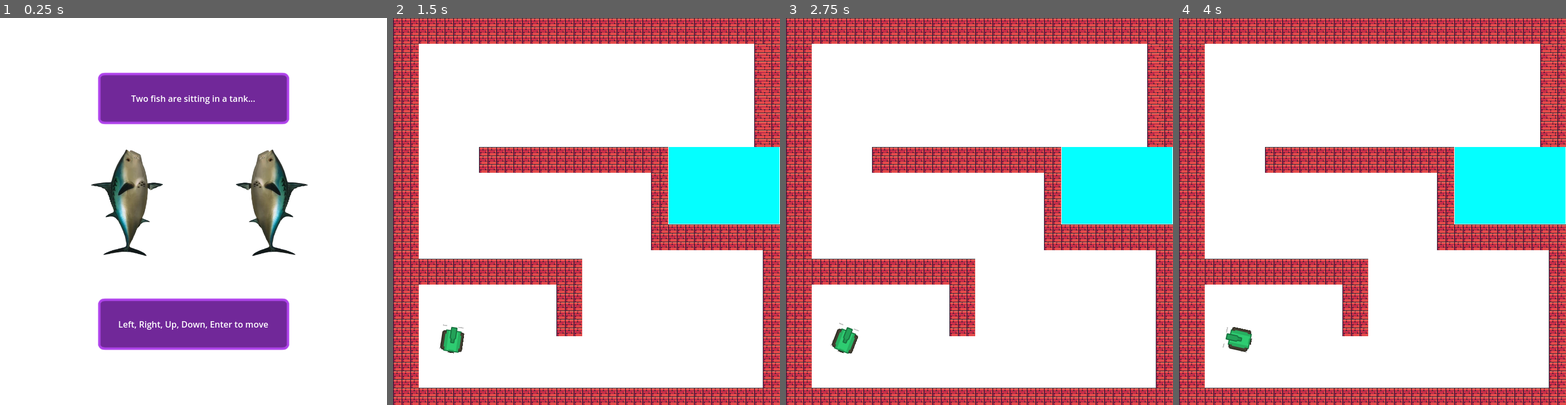
Above: before the commit, frames 1-4 (left to right).
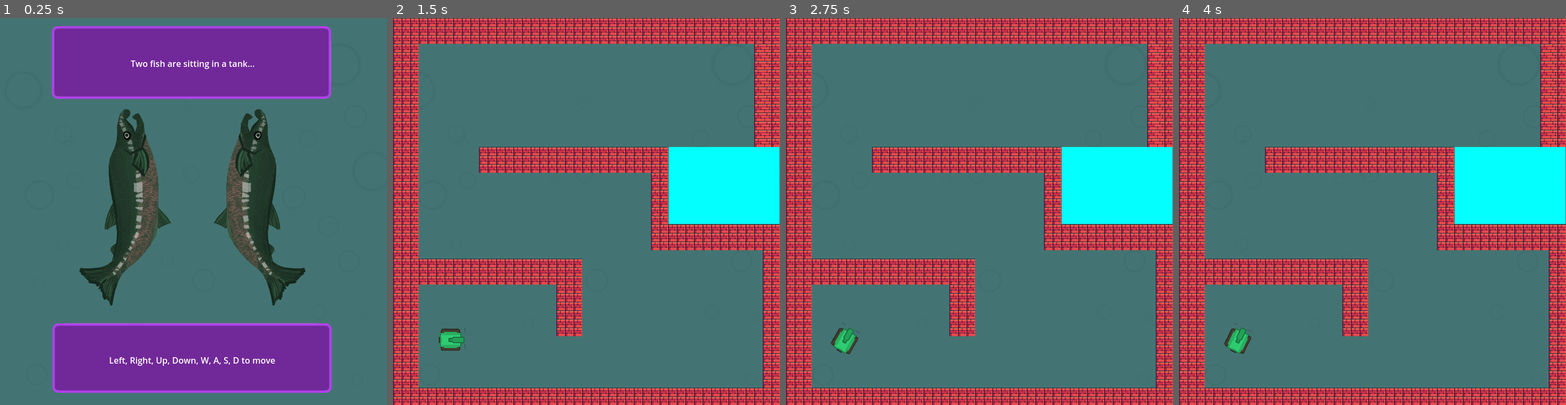
Above: after the commit, the same moments.

Repository: aceysmith/dad-jokes-irl
Game: Godot game, scene res://FishTank/FishTank.tscn
The game is run twice, just before and just after one commit, with the same random seed, the same clock (stepped at 60 frames per second) and the same inputs. This scene is started directly instead of the project's main scene.
Inputs (mouse positions are in pixels of both pictures, inside the frame that each line leads up to):
- Up to frame 1 (0.25 s): no input
- Up to frame 2 (1.5 s): tap Enter (ui_accept) at 0.5, 0.6, 0.77, 1.07, 1.35 s; move the mouse to (671, 192) at 0.52 s; hold Right (ui_right) from 0.53 s (still down); click (671, 192) at 0.67 s; move the mouse to (509, 230) at 1.27 s; click (509, 230) at 1.42 s
- Up to frame 3 (2.75 s): tap Enter (ui_accept) at 1.52, 1.82, 2.1 s; move the mouse to (1018, 126) at 2.02 s; release Right (ui_right) at 2.03 s; hold Left (ui_left) from 2.03 s (still down); click (1018, 126) at 2.17 s
- Up to frame 4 (4 s): move the mouse to (1353, 288) at 2.77 s; release Left (ui_left) at 2.78 s; hold Right (ui_right) from 2.78 s (still down); tap Enter (ui_accept) at 2.85, 3.02, 3.32, 3.6, 3.77 s; click (1353, 288) at 2.92 s; move the mouse to (1488, 269) at 3.52 s; click (1488, 269) at 3.67 s

The runs differ from the first frame. In frame 1, 94% of the frame differs, in the area x 0-100%, y 0-100%; in frame 2, 64%; in frame 3, 64%; in frame 4, 64%.

Commit message:
checking in polish

Diff:
--- a/FishTank/FishTank.tscn
+++ b/FishTank/FishTank.tscn
@@ -1,8 +1,9 @@
-[gd_scene load_steps=10 format=3 uid="uid://b4lvn4of63iuh"]
+[gd_scene load_steps=11 format=3 uid="uid://b4lvn4of63iuh"]
 
 [ext_resource type="PackedScene" uid="uid://bwkgq2rmtxyms" path="res://BaseJoke/base_joke.tscn" id="1_gx2wa"]
 [ext_resource type="Script" path="res://FishTank/FishTank.gd" id="2_vad8t"]
 [ext_resource type="PackedScene" uid="uid://dorooitix3ca3" path="res://FishTank/tank.tscn" id="3_4w60u"]
+[ext_resource type="Texture2D" uid="uid://cxpjrddd8hy3c" path="res://FishTank/fish-asset/fish_background.png" id="3_qox2w"]
 [ext_resource type="Texture2D" uid="uid://d04vgc7lts58t" path="res://FishTank/fish-asset/Terrain (16x16).png" id="4_xewpf"]
 [ext_resource type="PackedScene" uid="uid://dhq71qvb8mj5j" path="res://FishTank/JokeIntro.tscn" id="5_f1aww"]
 [ext_resource type="Texture2D" uid="uid://ckyay126e4kjn" path="res://FishTank/fish-asset/speech-bubble-thought-bubble-comic-bubble-transparent-free-free-png.png" id="5_i7fhl"]
@@ -462,12 +463,24 @@
 [node name="FishTank" instance=ExtResource("1_gx2wa")]
 script = ExtResource("2_vad8t")
 
-[node name="TileMap" type="TileMap" parent="." index="3"]
+[node name="TextureRect2" type="TextureRect" parent="." index="0"]
+offset_right = 40.0
+offset_bottom = 40.0
+texture = ExtResource("3_qox2w")
+
+[node name="BackgroundColor" parent="." index="1"]
+visible = false
+
+[node name="TileMap" type="TileMap" parent="." index="4"]
 tile_set = SubResource("TileSet_30p3j")
 format = 2
 layer_0/tile_data = PackedInt32Array(2883584, 1114112, 4, 2818048, 1114112, 4, 2752512, 1114112, 4, 2686976, 1114112, 4 …(12281 unchanged characters)…
 
-[node name="ColorRect" type="ColorRect" parent="." index="4"]
+[node name="TextureRect" type="TextureRect" parent="." index="5"]
+offset_right = 718.0
+offset_bottom = 721.0
+
+[node name="ColorRect" type="ColorRect" parent="." index="6"]
 offset_left = 513.0
 offset_top = 240.0
 offset_right = 719.0
@@ -480,10 +493,10 @@
 position = Vector2(106.5, 74)
 shape = SubResource("RectangleShape2D_6rqou")
 
-[node name="Tank" parent="." index="5" instance=ExtResource("3_4w60u")]
+[node name="Tank" parent="." index="7" instance=ExtResource("3_4w60u")]
 position = Vector2(110, 598)
 
-[node name="punchline" type="Node2D" parent="." index="6"]
+[node name="punchline" type="Node2D" parent="." index="8"]
 visible = false
 z_index = 100
 position = Vector2(186, 555)
@@ -505,18 +518,30 @@
 vertical_alignment = 1
 autowrap_mode = 2
 
-[node name="JokeIntro" parent="." index="7" instance=ExtResource("5_f1aww")]
+[node name="JokeIntro" parent="." index="9" instance=ExtResource("5_f1aww")]
 unique_name_in_owner = true
 
+[node name="JokeSetupContainer" parent="." index="10"]
+offset_left = 94.0
+offset_top = 13.0
+offset_right = 618.0
+offset_bottom = 153.0
+
 [node name="JokeSetupLabel" parent="JokeSetupContainer" index="0"]
+offset_right = 509.0
+offset_bottom = 123.0
 text = "Two fish are sitting in a tank..."
 
-[node name="InstructionsContainer" parent="." index="9"]
-offset_top = 520.0
-offset_bottom = 620.0
+[node name="InstructionsContainer" parent="." index="11"]
+offset_left = 95.0
+offset_top = 566.0
+offset_right = 619.0
+offset_bottom = 700.0
 
 [node name="InstructionsLabel" parent="InstructionsContainer" index="0"]
-text = "Left, Right, Up, Down, Enter to move"
+offset_right = 506.0
+offset_bottom = 121.0
+text = "Left, Right, Up, Down, W, A, S, D to move"
 
 [node name="JokePunchlineLabel" parent="JokePunchlineContainer" index="0"]
 text = "One turns to the other and says:"
--- a/FishTank/JokeIntro.tscn
+++ b/FishTank/JokeIntro.tscn
@@ -1,6 +1,7 @@
-[gd_scene load_steps=2 format=3 uid="uid://dhq71qvb8mj5j"]
+[gd_scene load_steps=3 format=3 uid="uid://dhq71qvb8mj5j"]
 
 [ext_resource type="Texture2D" uid="uid://tbocv46oh888" path="res://FishTank/fish-asset/Realistic_Fish_Head_HD.png" id="1_anpn1"]
+[ext_resource type="Texture2D" uid="uid://cop62i7cwj4h0" path="res://FishTank/fish-asset/fish.png" id="2_4un8a"]
 
 [node name="JokeIntro" type="Control"]
 layout_mode = 3
@@ -11,19 +12,28 @@
 grow_vertical = 2
 
 [node name="ColorRect" type="ColorRect" parent="."]
+visible = false
 layout_mode = 0
 offset_right = 720.0
 offset_bottom = 720.0
 
 [node name="Sprite2D" type="Sprite2D" parent="."]
+visible = false
 position = Vector2(506.001, 344)
 rotation = 1.5708
 scale = Vector2(0.6, 0.6)
 texture = ExtResource("1_anpn1")
 
 [node name="Sprite2D2" type="Sprite2D" parent="."]
+visible = false
 position = Vector2(236.001, 344)
 rotation = 1.5708
 scale = Vector2(0.6, 0.6)
 texture = ExtResource("1_anpn1")
 flip_v = true
+
+[node name="TextureRect" type="TextureRect" parent="."]
+layout_mode = 0
+offset_right = 40.0
+offset_bottom = 40.0
+texture = ExtResource("2_4un8a")
--- a/FishTank/tank.gd
+++ b/FishTank/tank.gd
@@ -18,7 +18,7 @@
 func _ready():
 	# select random keys
 	randomize()
-	var key_bindings = ['ui_left', 'ui_right', 'ui_down', 'ui_up', 'ui_accept']
+	var key_bindings = ['ui_left', 'ui_right', 'ui_down', 'ui_up', 'other-up', 'other-down', 'other-left', 'other-right']
 	key_bindings.shuffle()
 	left = key_bindings.pop_front()
 	right = key_bindings.pop_front()
--- a/KangJump/kang_jump.tscn
+++ b/KangJump/kang_jump.tscn
@@ -489,20 +489,22 @@
 one_shot = true
 
 [node name="timeremainlabel" type="Label" parent="." index="10"]
-offset_right = 40.0
-offset_bottom = 23.0
+offset_left = 38.0
+offset_top = 1.0
+offset_right = 189.0
+offset_bottom = 43.0
 theme_override_colors/font_color = Color(0, 0, 0, 1)
 theme_override_font_sizes/font_size = 30
 text = "Time Left: "
 
 [node name="empire height" type="Label" parent="." index="11"]
 visible = false
-offset_left = 469.0
-offset_top = 668.0
-offset_right = 689.0
-offset_bottom = 727.0
+offset_left = 498.0
+offset_top = 675.0
+offset_right = 688.0
+offset_bottom = 726.0
 theme_override_colors/font_color = Color(0, 0, 0, 1)
-theme_override_font_sizes/font_size = 18
+theme_override_font_sizes/font_size = 14
 text = "Empire State Building Jumped: 0 ft
 "
 horizontal_alignment = 1
@@ -510,12 +512,12 @@
 
 [node name="kang-height" type="Label" parent="." index="12"]
 visible = false
-offset_left = 101.0
-offset_top = 668.0
-offset_right = 321.0
-offset_bottom = 727.0
+offset_left = 94.0
+offset_top = 676.0
+offset_right = 314.0
+offset_bottom = 735.0
 theme_override_colors/font_color = Color(0, 0, 0, 1)
-theme_override_font_sizes/font_size = 18
+theme_override_font_sizes/font_size = 14
 text = "Empire State Building Jumped: 0 ft
 "
 horizontal_alignment = 1
--- a/SpaceMan/SpaceMan.gd
+++ b/SpaceMan/SpaceMan.gd
@@ -3,6 +3,9 @@
 @onready var ship = $Ship
 @onready var timer = $Timer
 @onready var glove = $glove
+@onready var explode_sound = $"explode-sound"
+@onready var launch = $launch
+@onready var punchline = $punchline
 
 func _ready():
 	ship.show()
@@ -16,26 +19,31 @@
 	if event is InputEventMouseButton and event.pressed:
 		print("Mouse Click/Unclick at: ", event.position)
 		timer.start()
+		launch.play()
 		ship.launch_ship()
 
 
 func _on_timer_timeout():
+	punchline.play()
 	wrap_up_joke()
 
+func explode():
+	ship.destroy_ship()
+	explode_sound.play()
 
 func _on_control_2_gui_input(event):
 	if event is InputEventMouseButton and event.pressed:
 		print("explode")
-		ship.destroy_ship()
+		explode()
 
 
 func _on_control_3_gui_input(event):
 	if event is InputEventMouseButton and event.pressed:
 		print("explode")
-		ship.destroy_ship()
+		explode()
 
 
 func _on_control_4_gui_input(event):
 	if event is InputEventMouseButton and event.pressed:
 		print("explode")
-		ship.destroy_ship()
+		explode()
--- a/SpaceMan/SpaceMan.tscn
+++ b/SpaceMan/SpaceMan.tscn
@@ -1,10 +1,13 @@
-[gd_scene load_steps=7 format=3 uid="uid://w36g7jyh6bnb"]
+[gd_scene load_steps=10 format=3 uid="uid://w36g7jyh6bnb"]
 
 [ext_resource type="PackedScene" uid="uid://bwkgq2rmtxyms" path="res://BaseJoke/base_joke.tscn" id="1_7hv6r"]
 [ext_resource type="Script" path="res://SpaceMan/SpaceMan.gd" id="2_jfta8"]
 [ext_resource type="Texture2D" uid="uid://dh5nxss684tpc" path="res://SpaceMan/space-sprites/theFinalFrontier.png" id="3_murs0"]
 [ext_resource type="PackedScene" uid="uid://cdh4ap1x42t0q" path="res://SpaceMan/Ship.tscn" id="5_1qm8d"]
 [ext_resource type="Texture2D" uid="uid://bttmy1rb4as3l" path="res://SpaceMan/space-sprites/astro_glove.png" id="5_24kol"]
+[ext_resource type="AudioStream" uid="uid://xdmjxcy65caf" path="res://SpaceMan/space-sprites/Rocket_Explode.mp3" id="6_e22fh"]
+[ext_resource type="AudioStream" uid="uid://uy3rr0mjtil7" path="res://SpaceMan/space-sprites/Rocket_Launch.mp3" id="7_nydlo"]
+[ext_resource type="AudioStream" uid="uid://doo6yymreswck" path="res://SpaceMan/space-sprites/SpacePunchline.mp3" id="8_ealge"]
 
 [sub_resource type="Theme" id="Theme_qp1xe"]
 
@@ -102,6 +105,15 @@
 [node name="JokePunchlineLabel" parent="JokePunchlineContainer" index="0"]
 text = "The \"space\" bar!"
 
+[node name="explode-sound" type="AudioStreamPlayer2D" parent="." index="12"]
+stream = ExtResource("6_e22fh")
+
+[node name="launch" type="AudioStreamPlayer2D" parent="." index="13"]
+stream = ExtResource("7_nydlo")
+
+[node name="punchline" type="AudioStreamPlayer2D" parent="." index="14"]
+stream = ExtResource("8_ealge")
+
 [connection signal="gui_input" from="Sprite2D/Control2" to="." method="_on_control_2_gui_input"]
 [connection signal="gui_input" from="Sprite2D/Control3" to="." method="_on_control_3_gui_input"]
 [connection signal="gui_input" from="Sprite2D/Control4" to="." method="_on_control_4_gui_input"]
--- a/Wine/wine.tscn
+++ b/Wine/wine.tscn
@@ -45,9 +45,6 @@
 [node name="JokeSetupLabel" parent="JokeSetupContainer" index="0"]
 text = "What do grapes do when you step on them?"
 
-[node name="InstructionsContainer" parent="." index="8"]
-visible = false
-
 [node name="JokePunchlineLabel" parent="JokePunchlineContainer" index="0"]
 text = "They let out a little whine!"
 
--- a/project.godot
+++ b/project.godot
@@ -26,6 +26,29 @@
 
 movie_writer/movie_file="/Users/graham/Documents/playtime/dadjoke/output.avi"
 
+[input]
+
+other-up={
+"deadzone": 0.5,
+"events": [Object(InputEventKey,"resource_local_to_scene":false,"resource_name":"","device":-1,"window_id":0,"alt_pressed":false,"shift_pressed":false,"ctrl_pressed":false,"meta_pressed":false,"pressed":false,"keycode":0,"physical_keycode":87,"key_label":0,"unicode":119,"echo":false,"script":null)
+]
+}
+other-left={
+"deadzone": 0.5,
+"events": [Object(InputEventKey,"resource_local_to_scene":false,"resource_name":"","device":-1,"window_id":0,"alt_pressed":false,"shift_pressed":false,"ctrl_pressed":false,"meta_pressed":false,"pressed":false,"keycode":0,"physical_keycode":65,"key_label":0,"unicode":97,"echo":false,"script":null)
+]
+}
+other-right={
+"deadzone": 0.5,
+"events": [Object(InputEventKey,"resource_local_to_scene":false,"resource_name":"","device":-1,"window_id":0,"alt_pressed":false,"shift_pressed":false,"ctrl_pressed":false,"meta_pressed":false,"pressed":false,"keycode":0,"physical_keycode":68,"key_label":0,"unicode":100,"echo":false,"script":null)
+]
+}
+other-down={
+"deadzone": 0.5,
+"events": [Object(InputEventKey,"resource_local_to_scene":false,"resource_name":"","device":-1,"window_id":0,"alt_pressed":false,"shift_pressed":false,"ctrl_pressed":false,"meta_pressed":false,"pressed":false,"keycode":0,"physical_keycode":83,"key_label":0,"unicode":115,"echo":false,"script":null)
+]
+}
+
 [rendering]
 
 renderer/rendering_method="gl_compatibility"
Binary file added: FishTank/fish-asset/fish.png
Not shown, added: FishTank/fish-asset/fish.png.import
Binary file added: FishTank/fish-asset/fish_background.png
Not shown, added: FishTank/fish-asset/fish_background.png.import
Not shown, added: Meow-tain/catassets/CatDrop.mp3.import
Not shown, added: Meow-tain/catassets/CatPunchline.mp3.import
Not shown, added: SpaceMan/space-sprites/Rocket_Explode.mp3.import
Not shown, added: SpaceMan/space-sprites/Rocket_Launch.mp3.import
Not shown, added: SpaceMan/space-sprites/SpacePunchline.mp3.import
Not shown, added: Meow-tain/catassets/CatDrop.mp3
Not shown, added: Meow-tain/catassets/CatPunchline.mp3
Not shown, added: SpaceMan/space-sprites/Rocket_Explode.mp3
(and 2 more such lines)
